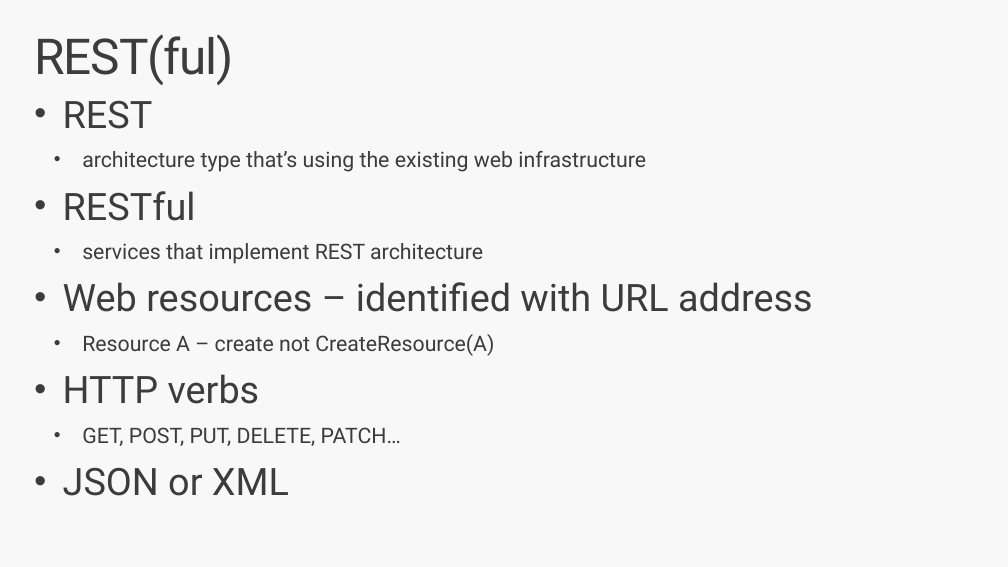
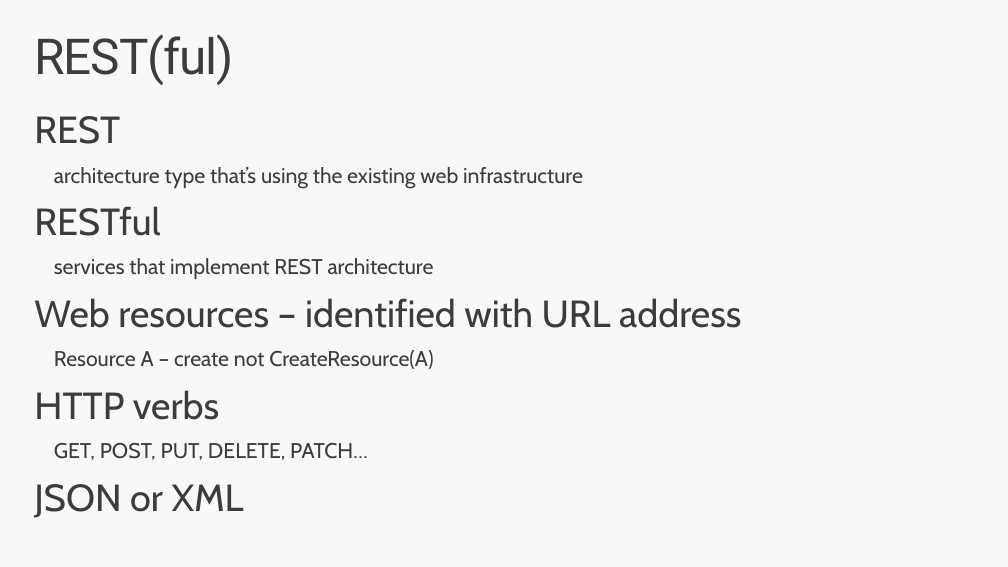
Before and after one commit to jlamch/.net-core, a slide deck: slide 13 of 3.api-flavours.pptx (slide 12 before the commit). Drawn at 1008x567 pixels with LibreOffice and Linux fonts; fonts in the diff are those of the drawing. Boxes give left, top, right and bottom in pixels: in the first picture for what was removed or moved away, otherwise in the second. Text is boxed around its words. In the diff, an @@ line names an element or a change of style, - is before the commit and + after.

```diff
--- a/3.api-flavours.pptx
+++ b/3.api-flavours.pptx
@@ text "REST": place and size @@
-text "REST" at bbox=[63, 100, 813, 496]
+text "REST" at bbox=[34, 116, 741, 518]
@@ text "REST" at bbox=[34, 116, 741, 518]: font Roboto to Cabin; bullet • to none @@
```
Also in this commit, not shown: 27 other slides changed, 1 slide added, 2 other files.
